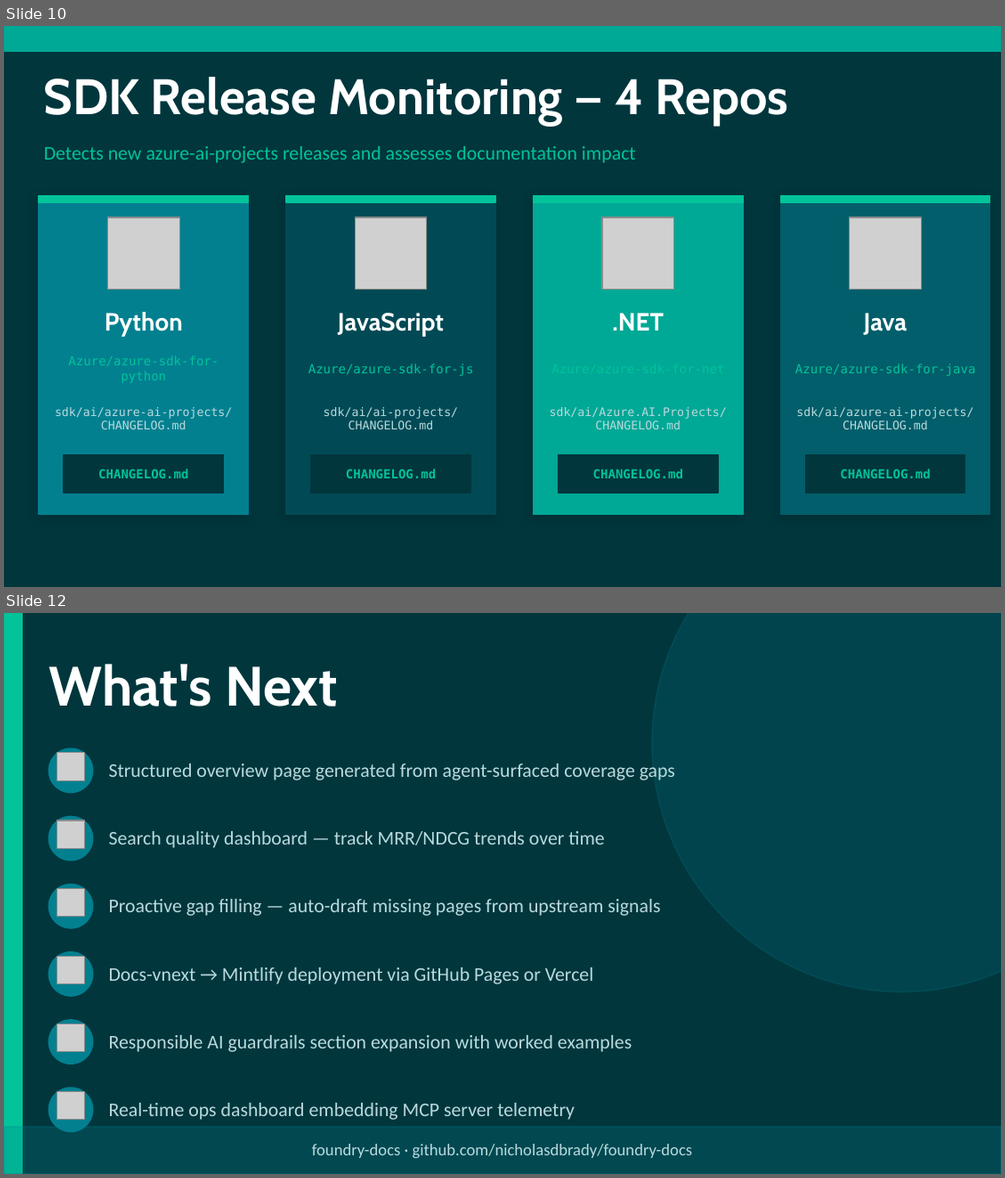
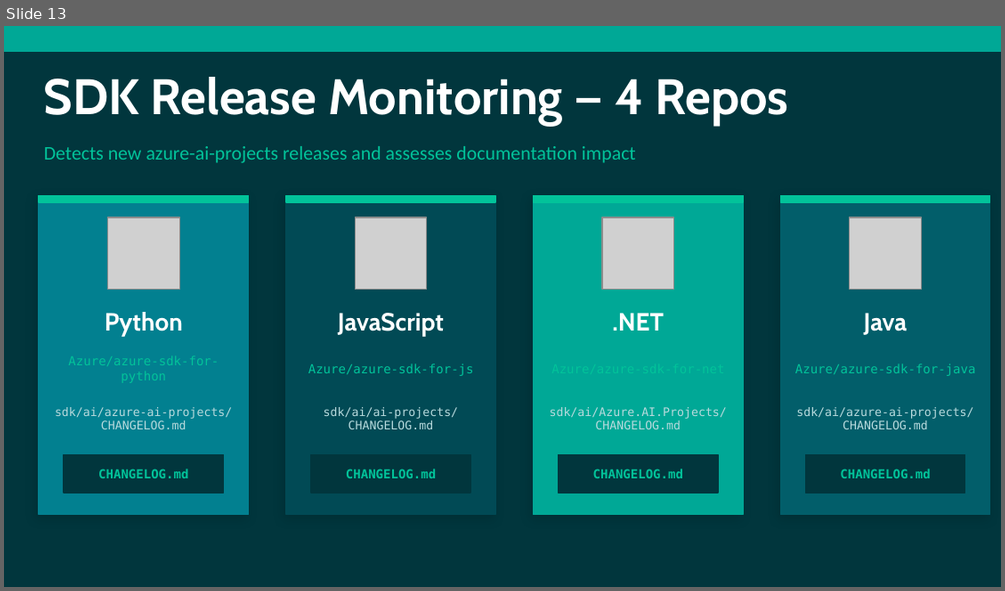
Before and after one commit to nicholasdbrady/foundry-docs, a slide deck: slides/foundry-docs-overview.pptx. Shown one above the other, each under a label of ours: slides 10 and 12 before the commit, slide 13 after it; the slides between them are not shown. The pictures are 1005x1178 and 1005x591 pixels, drawn with LibreOffice and Linux fonts; fonts in the diff are those of the drawing; grey boxes stand for pictures. Boxes give left, top, right and bottom in pixels: in the first picture for what was removed or moved away, otherwise in the second. Text is boxed around its words. In the diff, an @@ line names an element or a change of style, - is before the commit and + after.

```diff
--- a/slides/foundry-docs-overview.pptx
+++ b/slides/foundry-docs-overview.pptx
@@ slide 12 removed at (4, 613, 1001, 1174), background #01363D @@
@@ rectangle removed at (4, 613, 22, 1173) @@
@@ ellipse removed at (652, 613, 1001, 992) @@
@@ text removed at (48, 664, 338, 706) @@
-What's Next
@@ ellipse removed at (48, 748, 93, 793) @@
@@ picture removed at (57, 753, 85, 780) @@
@@ text removed at (109, 763, 675, 780) @@
-Structured overview page generated from agent-surfaced coverage gaps
@@ ellipse removed at (48, 816, 93, 860) @@
@@ picture removed at (57, 820, 85, 848) @@
@@ text removed at (109, 831, 604, 848) @@
-Search quality dashboard — track MRR/NDCG trends over time
@@ ellipse removed at (48, 884, 93, 928) @@
@@ picture removed at (57, 888, 85, 916) @@
@@ text removed at (109, 899, 660, 916) @@
-Proactive gap filling — auto-draft missing pages from upstream signals
@@ ellipse removed at (48, 952, 93, 996) @@
@@ picture removed at (57, 956, 85, 984) @@
@@ text removed at (109, 967, 593, 984) @@
-Docs-vnext → Mintlify deployment via GitHub Pages or Vercel
@@ ellipse removed at (48, 1020, 93, 1063) @@
@@ picture removed at (57, 1023, 85, 1052) @@
@@ text removed at (109, 1035, 631, 1052) @@
-Responsible AI guardrails section expansion with worked examples
@@ ellipse removed at (48, 1087, 93, 1131) @@
@@ picture removed at (57, 1092, 85, 1119) @@
@@ text removed at (109, 1103, 574, 1119) @@
-Real-time ops dashboard embedding MCP server telemetry
@@ rectangle removed at (4, 1127, 1001, 1173) @@
@@ text removed at (312, 1143, 693, 1158) @@
-foundry-docs · github.com/nicholasdbrady/foundry-docs
@@ what was slide 10 is now slide 13 @@
```
Also in this commit, not shown: 8 slides changed, 4 slides added, 1 other file.
